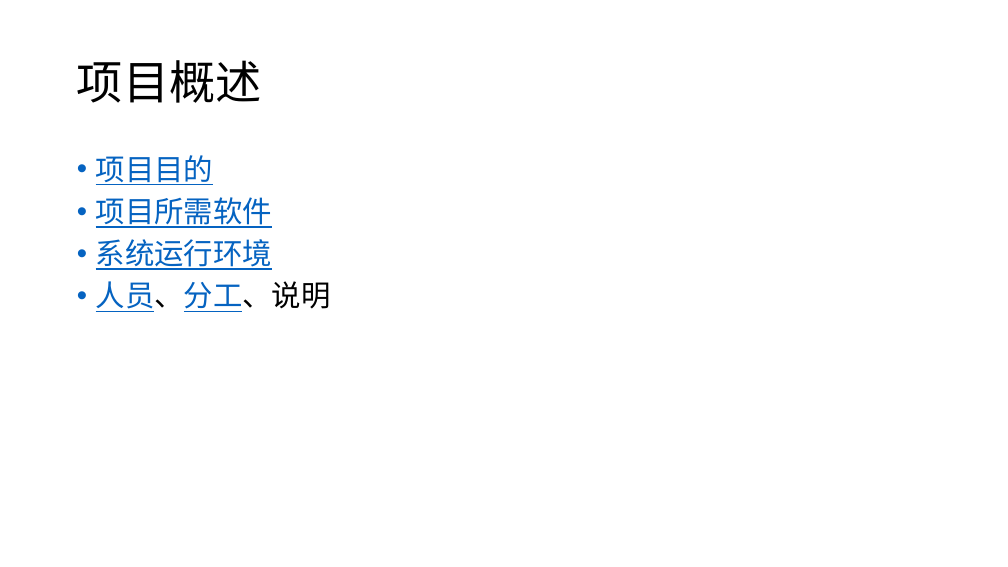
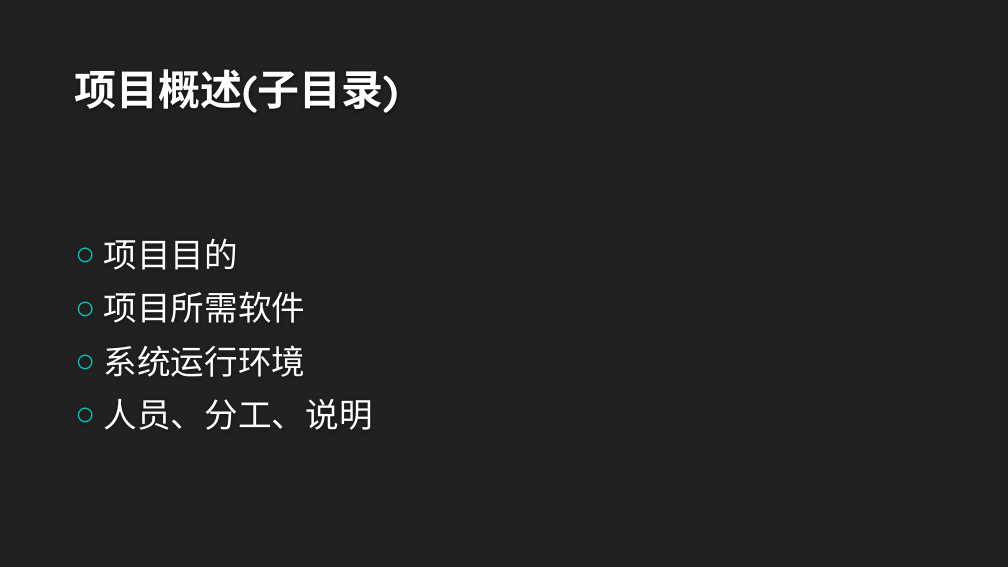
Before and after one commit to twn422/PRD2017, a slide deck: slide 11 of PRD-2017-G24/STW/受控文件/分析设计/项目总体计划/总体项目计划.pptx. Drawn at 1008x567 pixels with LibreOffice and Linux fonts; fonts in the diff are those of the drawing; background and template pictures are left out. Boxes give left, top, right and bottom in pixels: in the first picture for what was removed or moved away, otherwise in the second. Text is boxed around its words. In the diff, an @@ line names an element or a change of style, - is before the commit and + after.

```diff
--- a/PRD-2017-G24/STW/受控文件/分析设计/项目总体计划/总体项目计划.pptx
+++ b/PRD-2017-G24/STW/受控文件/分析设计/项目总体计划/总体项目计划.pptx
@@ background #FFFFFF to #212121 @@
@@ title "项目概述(子目录)" at (75,69,399,113): vertical alignment middle to bottom @@
@@ title at (75,69,399,113): text changed; size 44 to 40 pt; font Noto Sans CJK SC to Quicksand; text colour #000000 to #FEFEFE; bold on @@
-项目概述
+项目概述(子目录)
@@ text "项目目的": place and size @@
-text "项目目的" at (96,155,331,312)
+text "项目目的" at (104,238,373,430)
@@ text "项目目的" at (104,238,373,430): size 28 to 32 pt, font Noto Sans CJK SC to Quicksand; text colour #0563C1 to #FFFFFF, underline off in "项目目的", "项目所需软件", "系统运行环境", "人员、分工、说明"; text colour #000000 to #FFFFFF in "人员、分工、说明"; bullet • to ○; line spacing 0.9 to 1; more space between paragraphs; vertical alignment top to middle @@
```
Also in this commit, not shown: 30 other slides changed, 3 other files.
